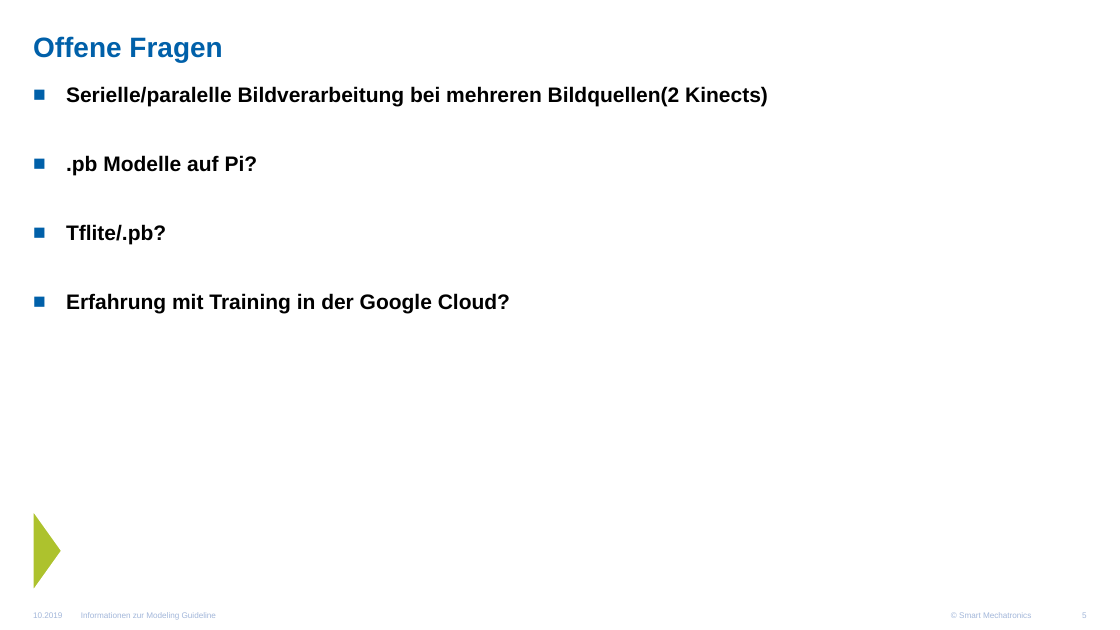
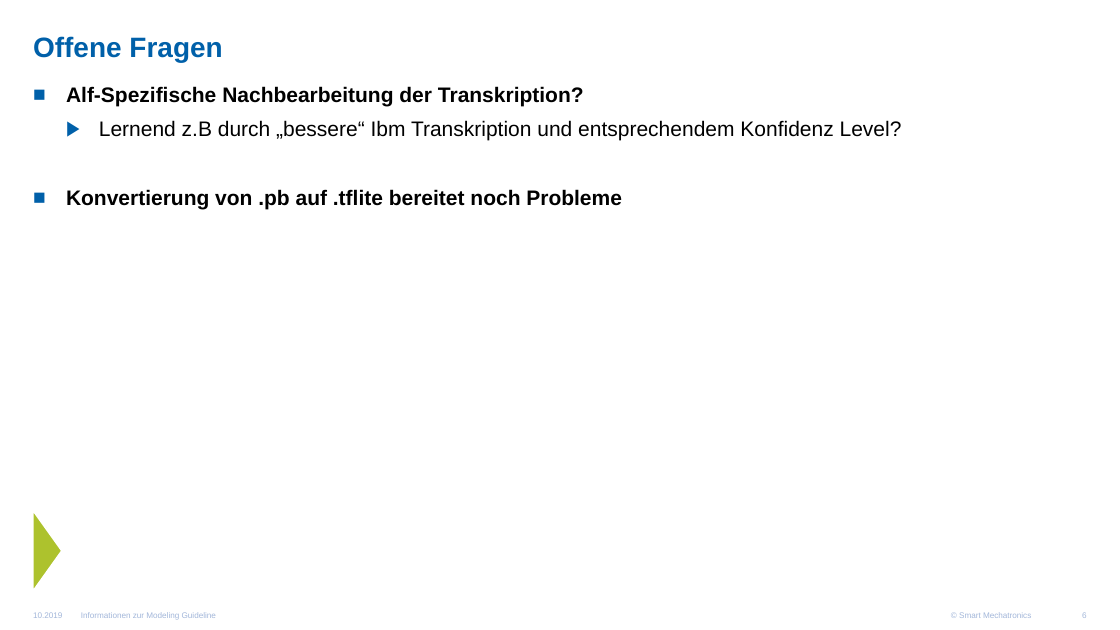
Before and after one commit to GiulliMo/Master_Doc, a slide deck: slide 6 of Präsentationen/StatusupdateKW23/UpdateKW23.pptx (slide 5 before the commit). Drawn at 1120x630 pixels with LibreOffice and Linux fonts; fonts in the diff are those of the drawing; background and template pictures are left out. Boxes give left, top, right and bottom in pixels: in the first picture for what was removed or moved away, otherwise in the second. Text is boxed around its words. In the diff, an @@ line names an element or a change of style, - is before the commit and + after.

```diff
--- a/Präsentationen/StatusupdateKW23/UpdateKW23.pptx
+++ b/Präsentationen/StatusupdateKW23/UpdateKW23.pptx
@@ text at bbox=[66, 86, 902, 210]: text changed @@
-■ Serielle/paralelle Bildverarbeitung bei mehreren Bildquellen(2 Kinects)
-■ .pb Modelle auf Pi?
-■ Tflite/.pb?
-■ Erfahrung mit Training in der Google Cloud?
+■ Alf-Spezifische Nachbearbeitung der Transkription?
+  ▶ Lernend z.B durch „bessere“ Ibm Transkription und entsprechendem Konfidenz Level?
+■ Konvertierung von .pb auf .tflite bereitet noch Probleme
```
Also in this commit, not shown: 3 other slides changed, 3 slides added, 1 slide removed, 10 other files.
